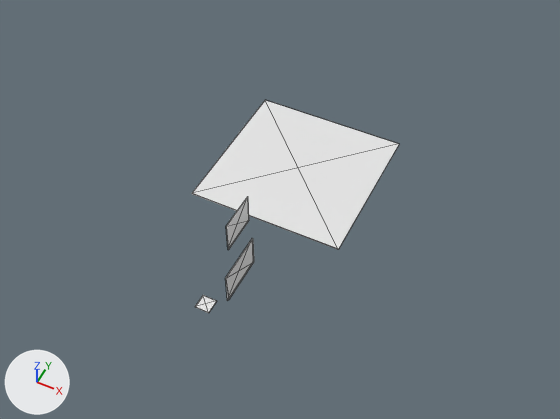
A saved change to the glTF model assets/models/map.glb.
The view is the same before and after, from a 50 mm lens placed at (60.3, -131.5, 145.3), pointed at (0.2, -11.3, -4.9). Every picture has the same lights, and +X, +Y and +Z are marked at lower left. The first picture is the older version. Mesh edges are drawn as thin lines. Where no turn or scale is listed for an object, it has been applied to the vertices. Vertices at exactly the same position are counted once.
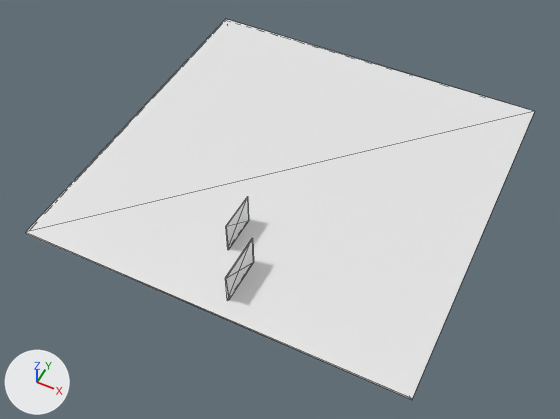
Where the newer file only moved an object's origin or applied its transform, the numbers keep the older frame.

Pixel boxes (x1, y1, x2, y2) of what changed, in the pictures (560 x 419 px):
'Cube', rescaled (146% wider, 153% taller): before (192, 100, 399, 250); after (25, 19, 535, 400)
'Cube.003', deleted: before (195, 295, 217, 313)

The change, as a diff of the scene's bpy script:
```diff
--- a/assets/models/map.glb.py
+++ b/assets/models/map.glb.py
@@ me_cube @@
 # used by ob_cube; location = (0.0, 0.0, 0.0)
-me_cube.from_pydata(...)  # 8 vertices, 12 faces; spans x -20.5..20.5, y -20.5..20.5, z -0.1..0.1
+me_cube.from_pydata(...)  # 8 vertices, 12 faces; spans x -49.9..49.9, y -49.9..49.9, z -0.3..0.3
+# me_cube part 1: the whole mesh is scaled about its middle by 2.44
 me_cube.materials.append(mat_material)
@@ ob_cube_003 @@
-ob_cube_003 = bpy.data.objects.new('Cube.003', me_cube_003)
-ob_cube_003.location = (0.0, -48.4, 0.0)
```
